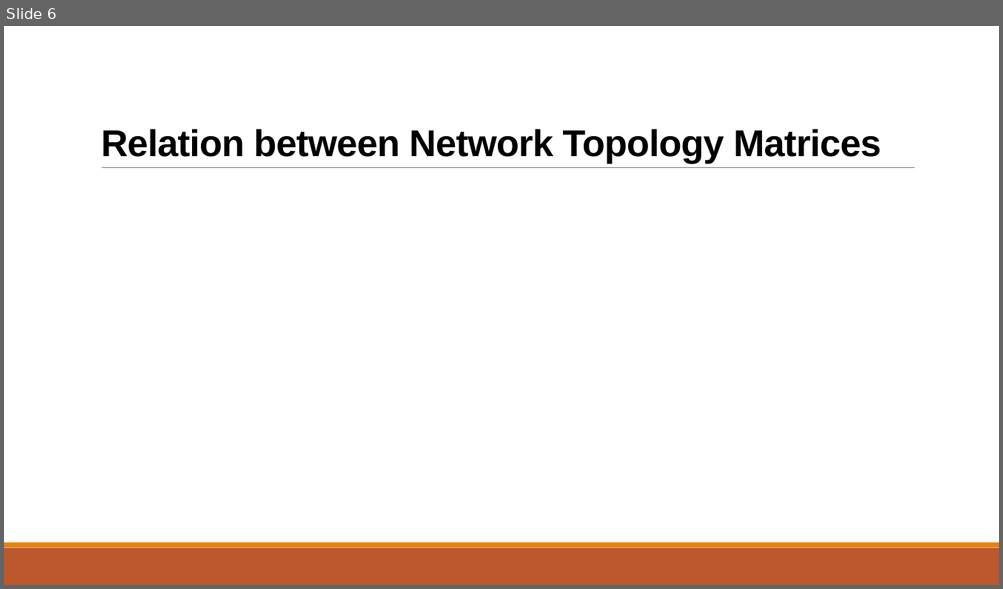
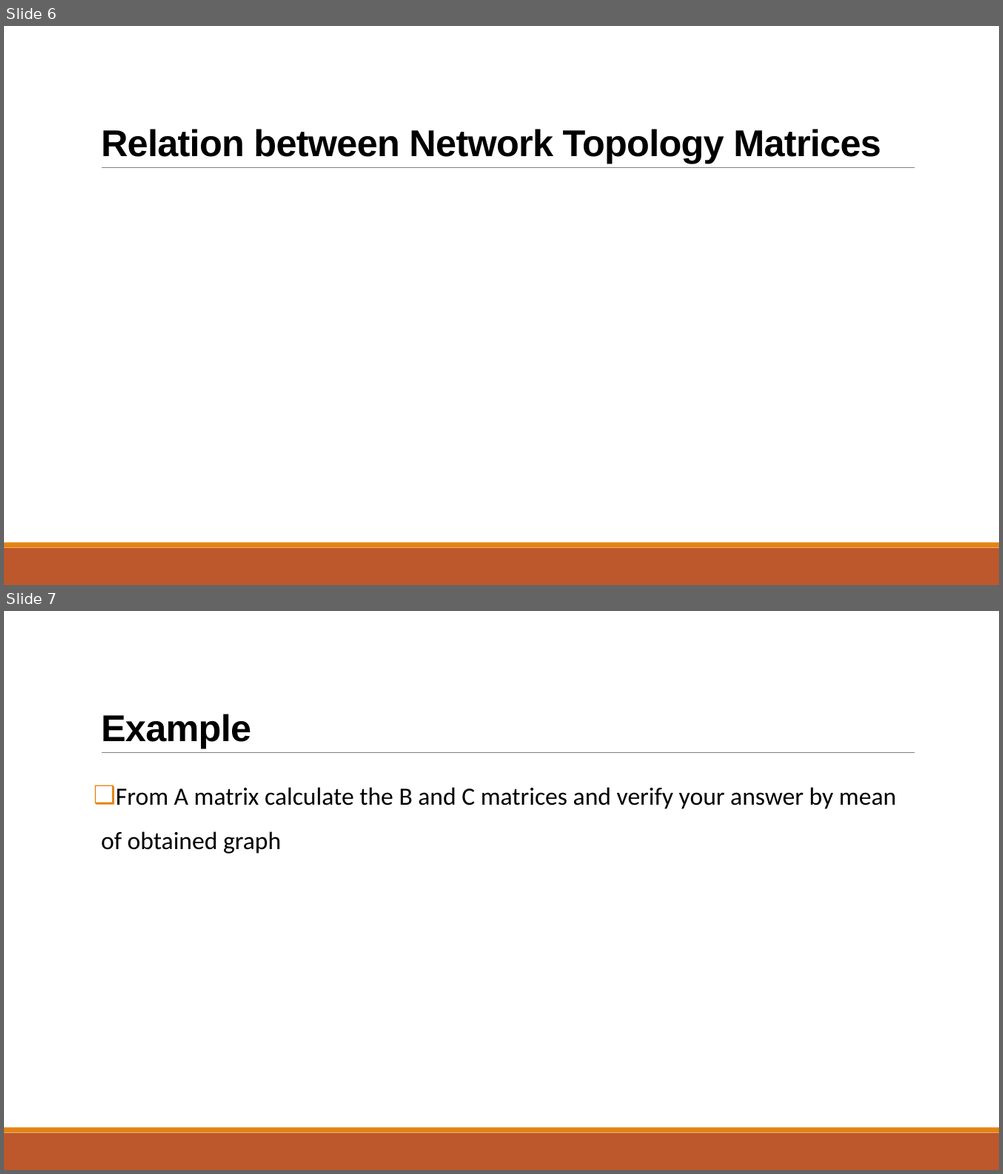
Before and after one commit to hamza-algohary/SCE-Term-7, a slide deck: CAD/CAD_Lec_02.pptx. Shown one above the other, each under a label of ours: slide 6 before the commit, slides 6 and 7 after it. The pictures are 1003x589 and 1003x1174 pixels, drawn with LibreOffice and Linux fonts; fonts in the diff are those of the drawing; grey boxes stand for pictures. Boxes give left, top, right and bottom in pixels: in the first picture for what was removed or moved away, otherwise in the second. Text is boxed around its words. In the diff, an @@ line names an element or a change of style, - is before the commit and + after.

```diff
--- a/CAD/CAD_Lec_02.pptx
+++ b/CAD/CAD_Lec_02.pptx
@@ slide 7 added at box(4, 611, 999, 1170), background #FFFFFF; not listed: 3 template elements that a slide beside it also shows @@
@@ title added at box(101, 714, 251, 749), 36 pt, text #000000, bold @@
+Example
@@ text added at box(101, 787, 896, 854), 24 pt, text #000000 @@
+❑ From A matrix calculate the B and C matrices and verify your answer by mean of obtained graph
```
Also in this commit, not shown: 3 slides changed, 1 other slide added, 2 slides removed, 6 other files.
